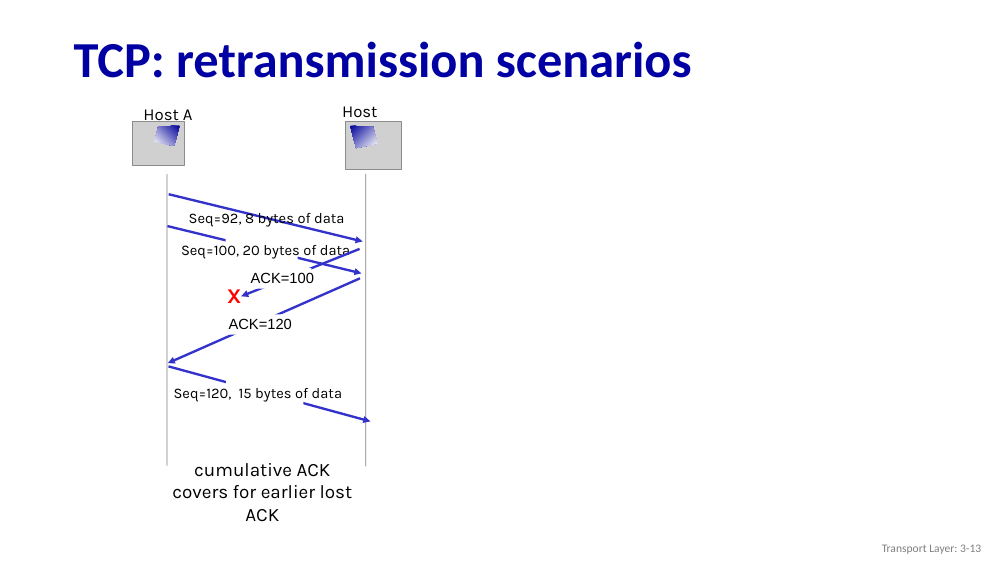
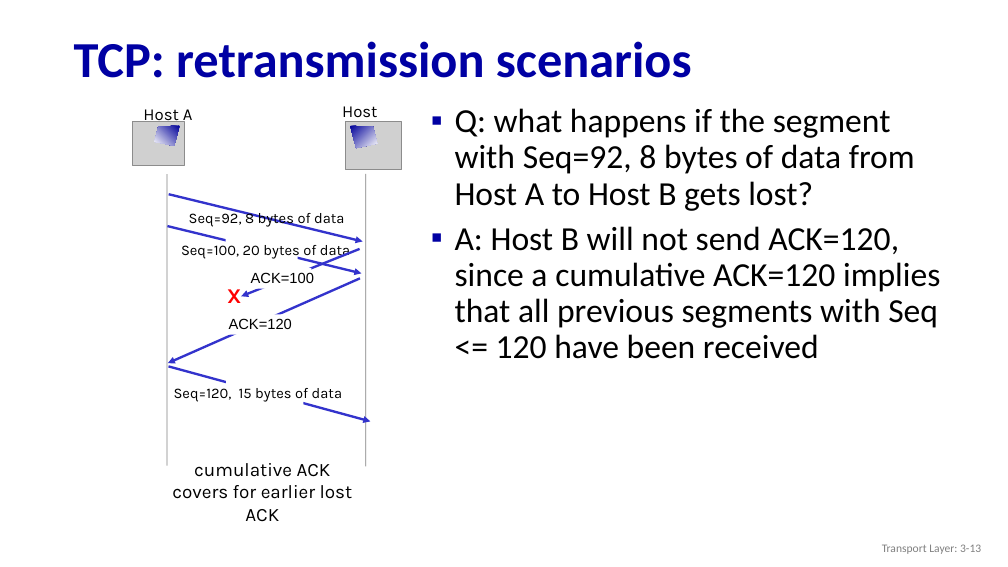
Before and after one commit to guhofstra/CSC175, a slide deck: slide 13 of PPTs/3.5 TCP.pptx. Drawn at 1008x567 pixels with LibreOffice and Linux fonts; fonts in the diff are those of the drawing; grey boxes stand for pictures. Boxes give left, top, right and bottom in pixels: in the first picture for what was removed or moved away, otherwise in the second. Text is boxed around its words. In the diff, an @@ line names an element or a change of style, - is before the commit and + after.

```diff
--- a/PPTs/3.5 TCP.pptx
+++ b/PPTs/3.5 TCP.pptx
@@ text added at (455, 108, 940, 359), 32 pt, text #000000 @@
+▪ Q: what happens if the segment with Seq=92, 8 bytes of data from Host A to Host B gets lost?
+▪ A: Host B will not send ACK=120, since a cumulative ACK=120 implies that all previous segments with Seq <= 120 have been received
```
Also in this commit, not shown: 2 other slides changed, 4 other files.
